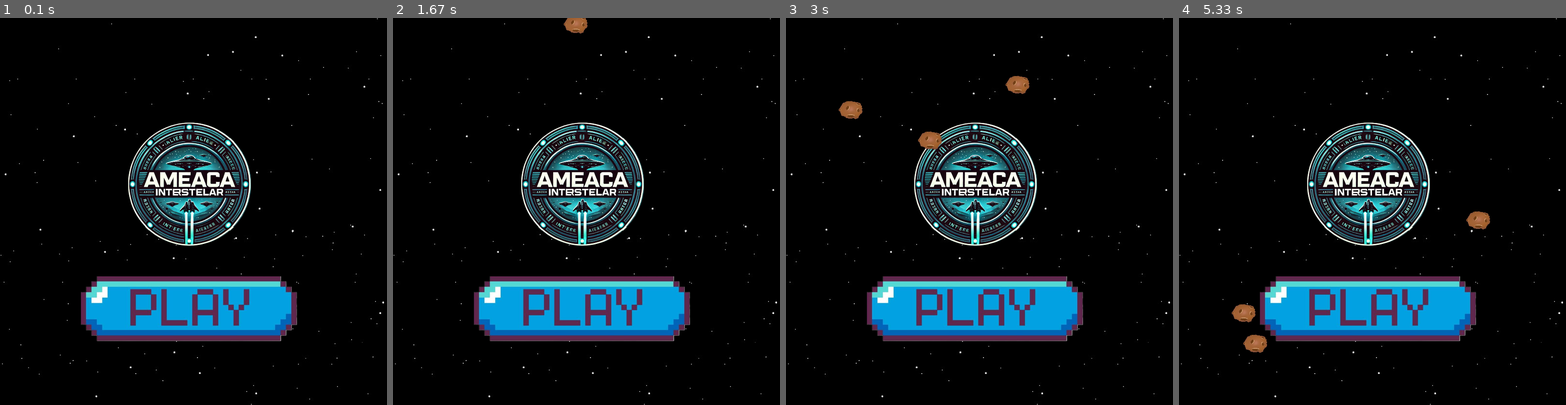
Above: before the commit, frames 1-4 (left to right).
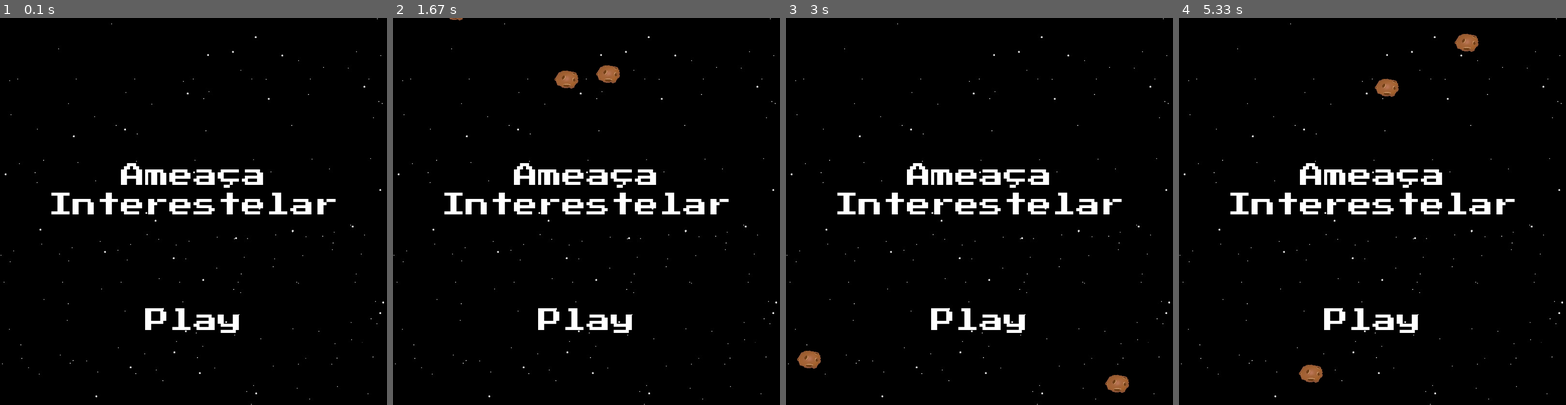
Above: after the commit, the same moments.

Repository: MicaeleGomes/Pygame
Game: pygame game, started from tela_inicial.py
The game is run twice, just before and just after one commit, with the same random seed, the same clock (stepped at 60 frames per second) and the same inputs.
Inputs (mouse positions are in pixels of both pictures, inside the frame that each line leads up to):
- Up to frame 1 (0.1 s): no input
- Up to frame 2 (1.67 s): click (586, 176) at 0.38 s, where only the run after the commit has a clickable "Ameaça"
- Up to frame 3 (3 s): no input
- Up to frame 4 (5.33 s): no input

The runs differ from the first frame. In frame 1, 16% of the frame differs, in the area x 13-87%, y 27-84%; in frame 2, 17%; in frame 3, 17%; in frame 4, 18%, in the area x 13-87%, y 4-95%.

Commit message:
Restaurando tela_inicial.py ao estado anterior

Diff:
--- a/tela_inicial.py
+++ b/tela_inicial.py
@@ -4,37 +4,65 @@
 
 pygame.init()
 
-largura, altura = 800, 800 #Criação de variável de largura e altura para ser utilizada na janela.
+largura, altura = 800, 800 #--------Criação de variável de largura e altura para ser utilizada na janela.
 
-#Definição de largura e altura do meteoro
+#--------Definição de largura e altura do meteoro
 largura_meteoro = 50
 altura_meteoro = 38
 
-#Criação da janela propriamente dito com 800 de largura e 800 de altura.
+#--------Criação da janela propriamente dito com 800 de largura e 800 de altura.
 janela = pygame.display.set_mode((largura, altura))
 pygame.display.set_caption('Ameaça Interestelar')
 
-#Imagem utilizada no botão + coordenada do botão.
-imagem_botao = pygame.image.load('imagens/botaov2.png')
-botao = imagem_botao.get_rect(center=(390, 600))
+font_path = 'Fontes/PressStart2P-Regular.ttf'  # Caminho do arquivo da fonte
+font = pygame.font.Font(font_path, 50)  # Tamanho da fonte (50 aqui)
+
+#--------Imagem utilizada no botão + coordenada do botão.
+botao = pygame.font.Font(font_path, 50)
+texto_botao = "Play"
 
 #Substituição do ícone do pygame pelo ícone de "Ameaça Interestelar"
 icone = pygame.image.load("imagens/logo.png")
 pygame.display.set_icon(icone)
 
-#Imagem do meteoro + escala do meteoro
+cor_fonte = (255, 255, 255)
+
+texto_ameaca = "Ameaça"
+texto_interestelar = "Interestelar"
+
+texto_renderizado = font.render(texto_ameaca, True, cor_fonte)
+texto_renderizado2 = font.render(texto_interestelar, True, cor_fonte)
+botao_renderizado = font.render(texto_botao, True, cor_fonte)
+
+
+
+pos_x = (largura - texto_renderizado.get_width()) // 2
+pos_y = (altura // 2) - 100
+
+pos_x2 = (largura - texto_renderizado2.get_width()) // 2
+pos_y2 = pos_y + texto_renderizado.get_height() + 10
+
+bt_x = 300
+bt_y = 600
+
+area_botao = pygame.Rect(pos_x, pos_y, texto_renderizado.get_width(), texto_renderizado.get_height())
+
+def acao_botao():
+    print("Botão clicado! Ação sendo executada...")
+
+pygame.mixer.music.load('snd/space.mp3')
+pygame.mixer.music.set_volume(0.4)
+pygame.mixer.music.play(-1, 0.0)
+
+#--------Imagem do meteoro + escala do meteoro
 meteoro = pygame.image.load('imagens/astroid.png').convert_alpha()
 meteoro = pygame.transform.scale(meteoro, (largura_meteoro, altura_meteoro))
 meteoro_pequeno = pygame.transform.scale(meteoro, (largura_meteoro, altura_meteoro))
 
-#Imagem de fundo do jogo
+#--------Imagem de fundo do jogo
 tela_de_fundo = pygame.image.load("imagens/SpaceBackGround.jpg")
 
-#Nome do jogo (logo) na tela.
-logo = pygame.image.load('imagens/logo.png')
-pygame.display.set_icon(logo)
-
-# Classe Meteor para criação dos meteoros
+#--------Classe Meteor para criação dos meteoros
 class Meteor(pygame.sprite.Sprite):
     def __init__(self, img):
         pygame.sprite.Sprite.__init__(self)
@@ -46,23 +74,23 @@
         self.speedx = random.randint(-4, -2)
         self.speedy = random.randint(-2, 3)
 
-    def update(self): # Atualiza a posição do meteoro.
+    def update(self): #--------Atualiza a posição do meteoro.
 
         self.rect.x += self.speedx
         self.rect.y += self.speedy
 
-       # Redefine a posição se o meteoro sair da tela
+       #--------Redefine a posição se o meteoro sair da tela
         if self.rect.top > altura or self.rect.right < 0 or self.rect.left > largura:
             self.rect.x = random.randint(0, largura-largura_meteoro)
             self.rect.y = random.randint(-100, -altura_meteoro)
-            self.speedx = random.randint(-1, 1)
-            self.speedy = random.randint(1, 3)
+            self.speedx = random.randint(-3, 4)
+            self.speedy = random.randint(6, 9)
 
 game = True
 
-meteoros = pygame.sprite.Group() # Cria um grupo de meteoros e adiciona múltiplos meteoros ao grupo
+meteoros = pygame.sprite.Group() #--------Cria um grupo de meteoros e adiciona múltiplos meteoros ao grupo
 
-#Define a quantidade de meteoros.
+#--------Define a quantidade de meteoros.
 for _ in range(3):
     meteor = Meteor(meteoro)
     meteoros.add(meteor)
@@ -76,19 +104,21 @@
 
         if event.type == pygame.MOUSEBUTTONDOWN:
             mouse_x, mouse_y = event.pos
-            if botao.collidepoint(mouse_x, mouse_y):
-                print("Botão clicado!")
+            if area_botao.collidepoint(mouse_x, mouse_y):
+                acao_botao()
 
-    meteoros.update() # Atualiza a posição de todos os meteoros
+    meteoros.update() #--------Atualiza a posição de todos os meteoros
 
 
-    janela.fill((9, 3, 54))  #preenche o fundo da janela
+    janela.fill((9, 3, 54))  #--------preenche o fundo da janela
 
     janela.blit(tela_de_fundo, (0, 0))
-    janela.blit(logo, (150, 80))
-    janela.blit(imagem_botao, botao)
+    janela.blit(texto_renderizado, (pos_x, pos_y))
+    janela.blit(texto_renderizado2, (pos_x2, pos_y2))
+    janela.blit(botao_renderizado, (bt_x, bt_y))
 
-    meteoros.draw(janela) # Desenha todos os meteoros no grupo
 
-    pygame.display.update() #Atualiza a tela
+    meteoros.draw(janela) #--------Desenha todos os meteoros no grupo
+
+    pygame.display.update() #--------Atualiza a tela
 pygame.quit()
